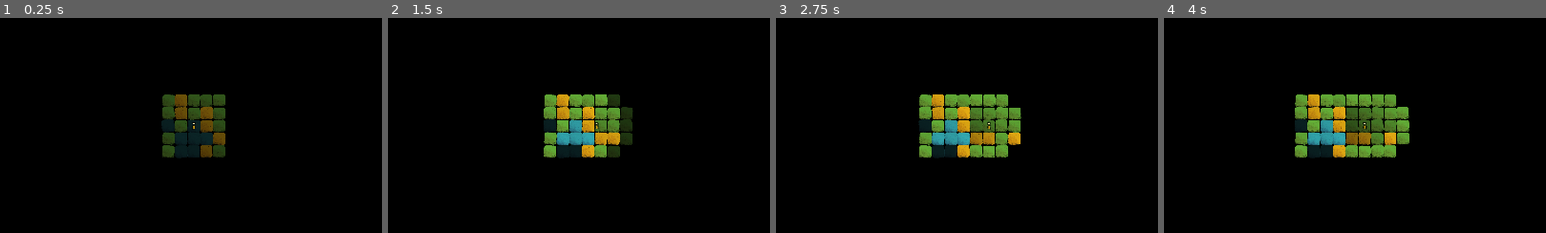
Above: before the commit, frames 1-4 (left to right).
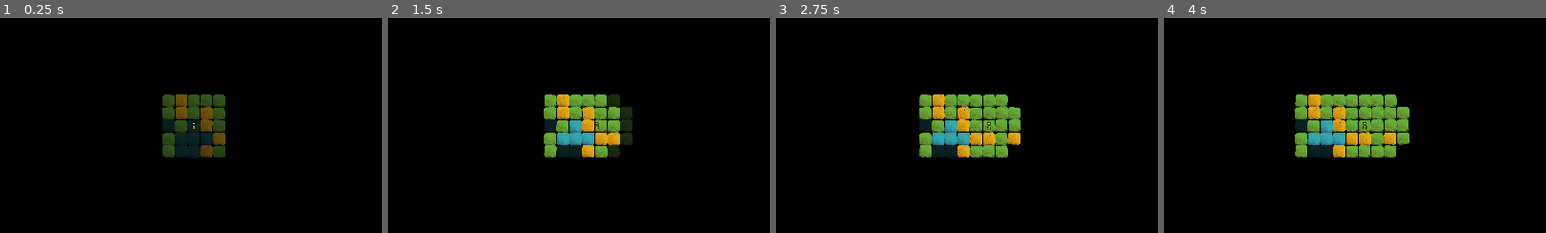
Above: after the commit, the same moments.

Repository: arrayewhy/Worlds
Game: Godot game, scene res://Scenes/Main.tscn
Same seed, same stepped clock (60 frames per second), same inputs: the game is played once before the commit and once after it.
Inputs (mouse positions are % of the whole screen's width and height, from its top left):
- Up to frame 1 (0.25 s): no input
- Up to frame 2 (1.5 s): tap Enter (Enter) at 0.5, 0.6 s; move the mouse to (72, 45) at 0.52 s; hold D (Right) 0.53-1.25 s; click (72, 45) at 0.67 s; drag from (30, 55) to (45, 70) at 1.27 s
- Up to frame 3 (2.75 s): move the mouse to (60, 28) at 2.02 s; hold D (Right) from 2.03 s (still down); hold ` (Tilde) from 2.03 s (still down)
- Up to frame 4 (4 s): release D (Right) at 2.75 s; release ` (Tilde) at 2.75 s; drag from (45, 70) to (20, 35) at 2.77 s; move the mouse to (80, 65) at 3.52 s; hold A (Left) from 3.53 s (still down); tap O at 3.6 s
The pictures show only the part of the screen within x 25-75%, y 25-75%; the shares and areas given below are measured in that part.

The runs differ from the first frame. In frame 1, 0.3% of the frame differs, in the area x 42-59%, y 35-66%; in frame 2, 1.0%; in frame 3, 2.0%; in frame 4, 2.7%, in the area x 34-65%, y 35-66%.

Commit message:
Update [Biome melding + Fish spawn chance]

Diff:
--- a/worlds/Scripts/Autoloads/Interaction-Master.gd
+++ b/worlds/Scripts/Autoloads/Interaction-Master.gd
@@ -7,7 +7,7 @@
 
 const initChance_Dog:int = -500;
 const initChance_Forest:int = 10000;
-const initChance_Fish:int = 1000;
+const initChance_Fish:int = 500;
 const initChance_Boat:int = -1000;
 
 # Functions ----------------------------------------------------------------------------------------------------
@@ -19,7 +19,7 @@
 	return [Type.Fish, Type.Boat];
 
 static func InteractionsWith_IncreasingChance() -> Array[Type]:
-	return [Type.Dog, Type.Boat];
+	return [Type.Dog, Type.Boat, Type.Fish];
 
 # Functions ----------------------------------------------------------------------------------------------------
 
--- a/worlds/Scripts/Biomes/Biome.gd
+++ b/worlds/Scripts/Biomes/Biome.gd
@@ -21,7 +21,7 @@
 	biomeSprite.position += Vector2(randf_range(-posRandLimit, posRandLimit), randf_range(-posRandLimit, posRandLimit));
 	#InGameDebugger.Say(position)
 
-	biomeSprite.modulate.v = randf_range(.9, 1);
+	#biomeSprite.modulate.v = randf_range(.9, 1);
 
 	match biomeType:
 		Biome_Master.Type.Earth:
@@ -83,23 +83,23 @@
 				Interaction_Master.Type.NULL, Vector2(0, -10));
 				interaction.Disable();
 				FadeAndDelete(biomeSprite);
-				return;
 
-			# PRETTY WATER DEPTHS (Refer to Notes)
+			else:
 
-			var targDepth:float = 1 - (waters * 0.1);
+				# PRETTY WATER DEPTHS (Refer to Notes)
 
-			MultiFader.FadeTo_Alpha(biomeSprite, targDepth, biomeSprite.modulate.a, .5);
+				var targDepth:float = 1 - (waters * 0.1);
+				MultiFader.FadeTo_Alpha(biomeSprite, targDepth, biomeSprite.modulate.a, .5);
 
 		_: # Landed biomes stranded in Water
 
-			if waters < 8 and waters > 5:
+			if waters < 8:
+				if waters > 6:
+					var tween:Tween = create_tween();
+					tween.tween_property(biomeSprite, "modulate", Color(1, 1, 1, .65), 4);
+			else:
 				var tween:Tween = create_tween();
-				tween.tween_property(biomeSprite, "modulate", Color(1, 1, 1, .65), 4);
-				return;
-
-			var tween:Tween = create_tween();
-			tween.tween_property(biomeSprite, "modulate", Color(1, 1, 1, .4), 4);
+				tween.tween_property(biomeSprite, "modulate", Color(1, 1, 1, .4), 4);
 			#Biome_Master.SpawnBiome(gridPos, Biome_Master.Type.Water, get_parent(), Interaction_Master.Type.NULL, newBiomeOffset);
 			#interaction.Disable();
 			#FadeAndDelete(biomeSprite);
